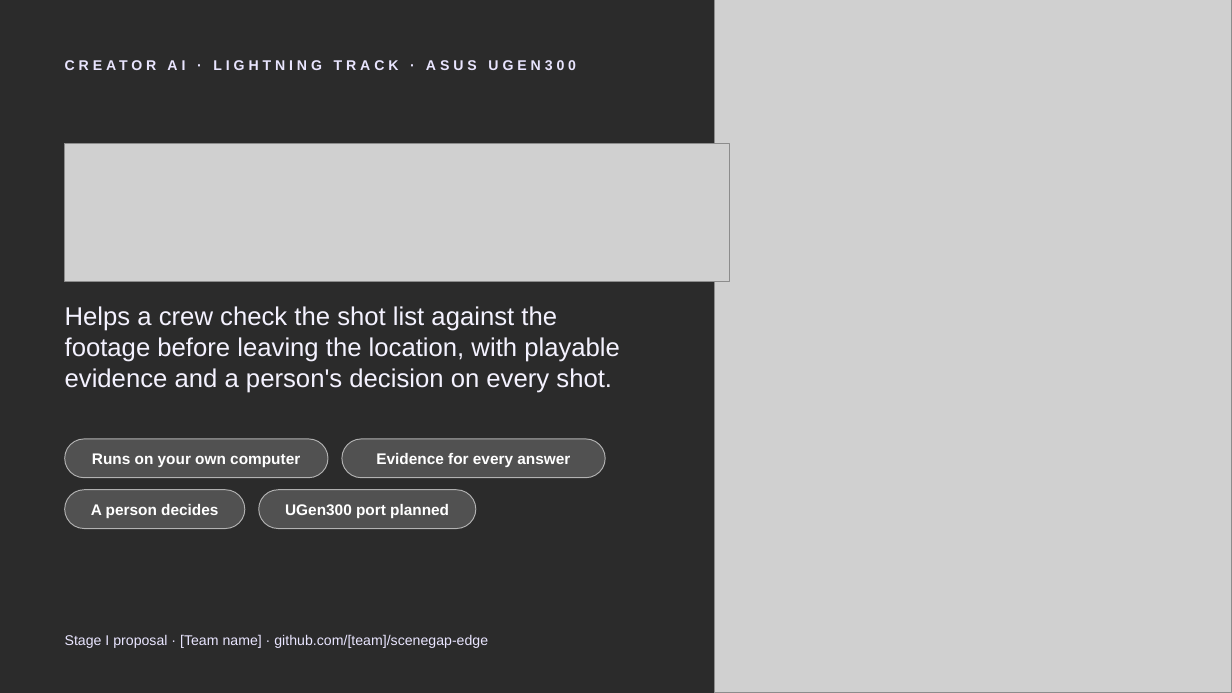
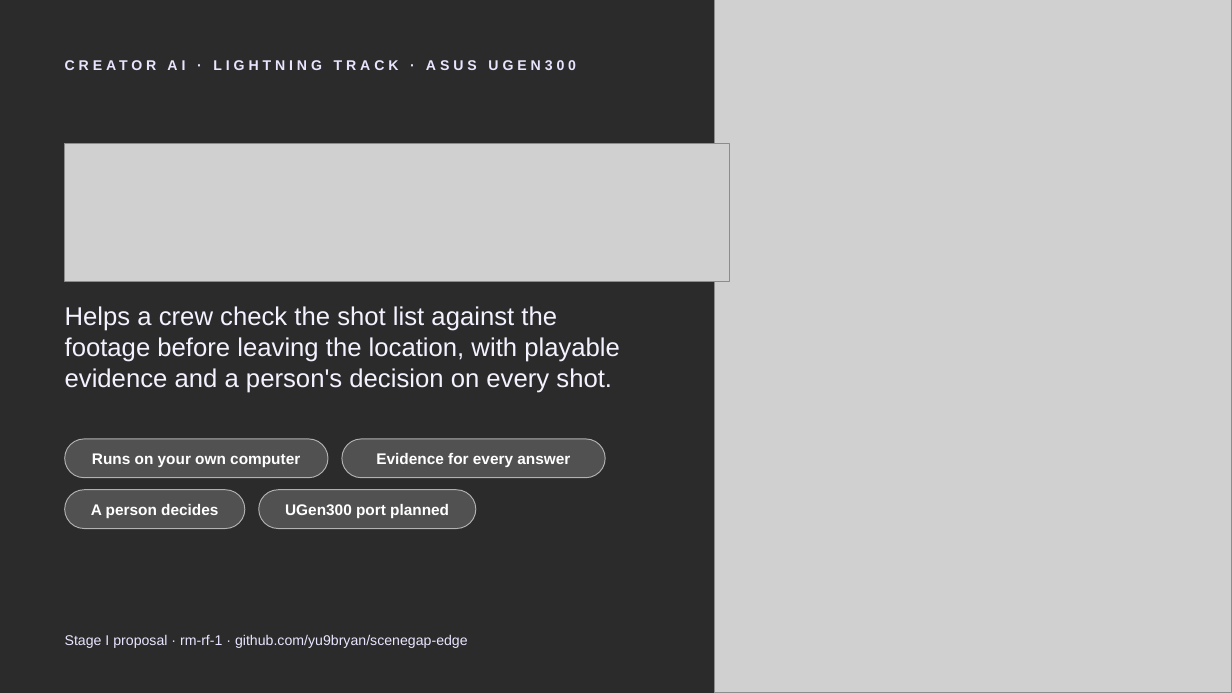
Before and after one commit to yu9bryan/scenegap-edge, a slide deck: slide 1 of docs/deck/SceneGapEdge_StageI_Proposal.pptx. Drawn at 1232x693 pixels with LibreOffice and Linux fonts; fonts in the diff are those of the drawing; grey boxes stand for pictures; background and template pictures are left out; a plain dark background stands for a picture behind light text. Boxes give left, top, right and bottom in pixels: in the first picture for what was removed or moved away, otherwise in the second. Text is boxed around its words. In the diff, an @@ line names an element or a change of style, - is before the commit and + after.

```diff
--- a/docs/deck/SceneGapEdge_StageI_Proposal.pptx
+++ b/docs/deck/SceneGapEdge_StageI_Proposal.pptx
@@ text at box(65, 634, 468, 648): text changed @@
-Stage I proposal · [Team name] · github.com/[team]/scenegap-edge
+Stage I proposal · rm-rf-1 · github.com/yu9bryan/scenegap-edge
```
Also in this commit, not shown: 9 other files.
